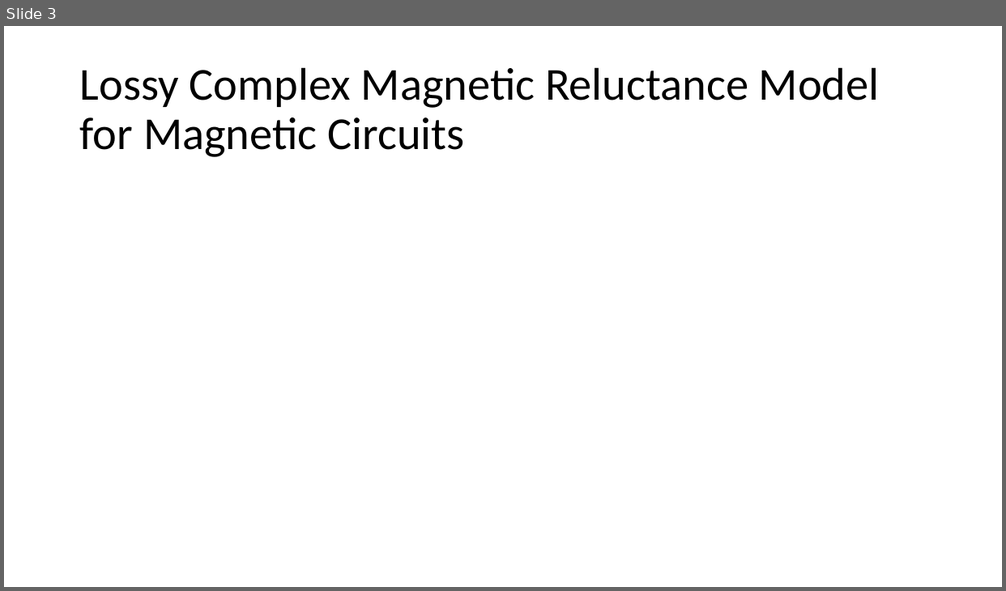
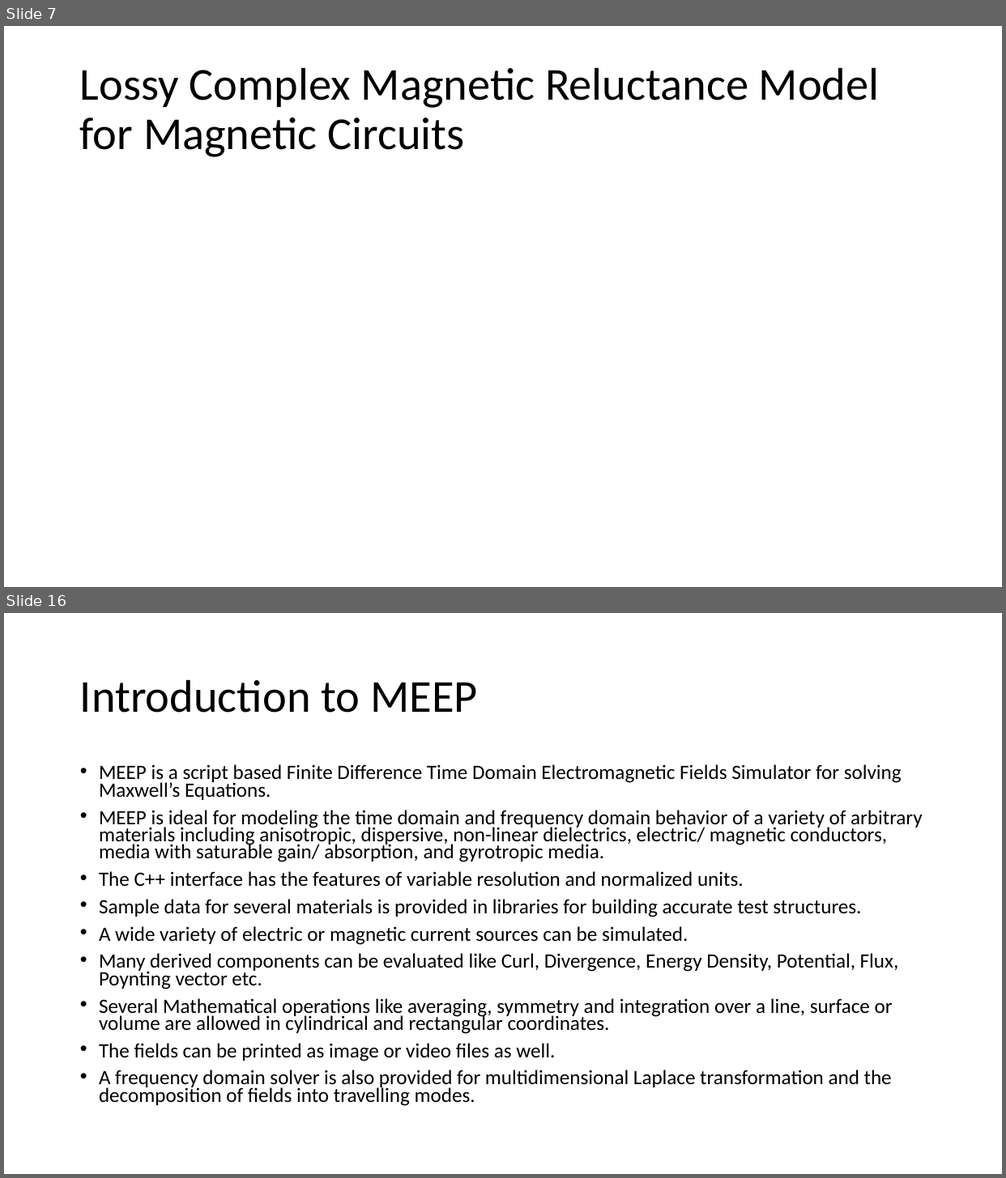
Before and after one commit to MuhammadShamaas1997/Electrical-Engineering, a slide deck: Thesis/Magnetic Transmission Lines/Thesis Proposal.pptx. Shown one above the other, each under a label of ours: slide 3 before the commit, slides 7 and 16 after it; the slides between them are not shown. The pictures are 1006x591 and 1006x1178 pixels, drawn with LibreOffice and Linux fonts; fonts in the diff are those of the drawing; grey boxes stand for pictures. Boxes give left, top, right and bottom in pixels: in the first picture for what was removed or moved away, otherwise in the second. Text is boxed around its words. In the diff, an @@ line names an element or a change of style, - is before the commit and + after.

```diff
--- a/Thesis/Magnetic Transmission Lines/Thesis Proposal.pptx
+++ b/Thesis/Magnetic Transmission Lines/Thesis Proposal.pptx
@@ slide 16 added at (4, 613, 1002, 1174), background #FFFFFF @@
@@ title added at (80, 679, 478, 713), 44 pt, text #000000 @@
+Introduction to MEEP
@@ text added at (99, 764, 923, 1106), 19.6 pt, text #000000 @@
+• MEEP is a script based Finite Difference Time Domain Electromagnetic Fields Simulator for solving Maxwell’s Equations.
+• MEEP is ideal for modeling the time domain and frequency domain behavior of a variety of arbitrary materials including anisotropic, dispersive, non-linear dielectrics, electric/ magnetic conductors, media with saturable gain/ absorption, and gyrotropic media.
+• The C++ interface has the features of variable resolution and normalized units.
+• Sample data for several materials is provided in libraries for building accurate test structures.
+• A wide variety of electric or magnetic current sources can be simulated.
+• Many derived components can be evaluated like Curl, Divergence, Energy Density, Potential, Flux, Poynting vector etc.
+• Several Mathematical operations like averaging, symmetry and integration over a line, surface or volume are allowed in cylindrical and rectangular coordinates.
+• The fields can be printed as image or video files as well.
+• A frequency domain solver is also provided for multidimensional Laplace transformation and the decomposition of fields into travelling modes.
@@ what was slide 3 is now slide 7 @@
```
Also in this commit, not shown: 9 slides changed, 12 other slides added, 1 slide removed.
